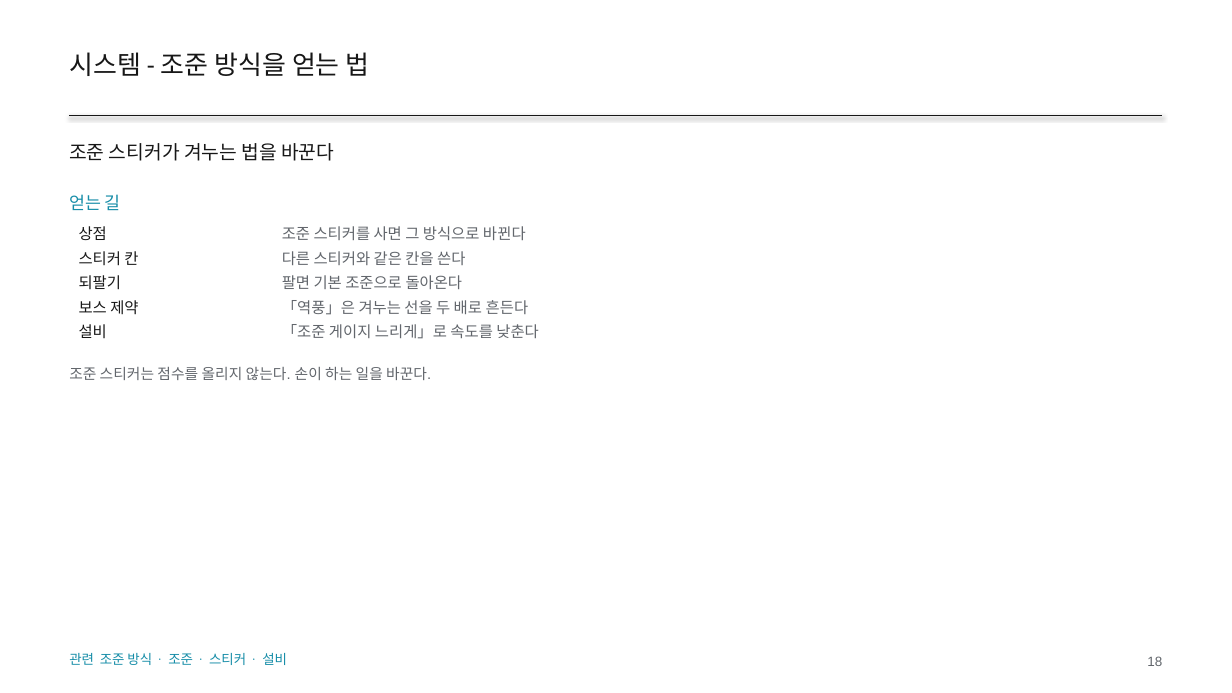
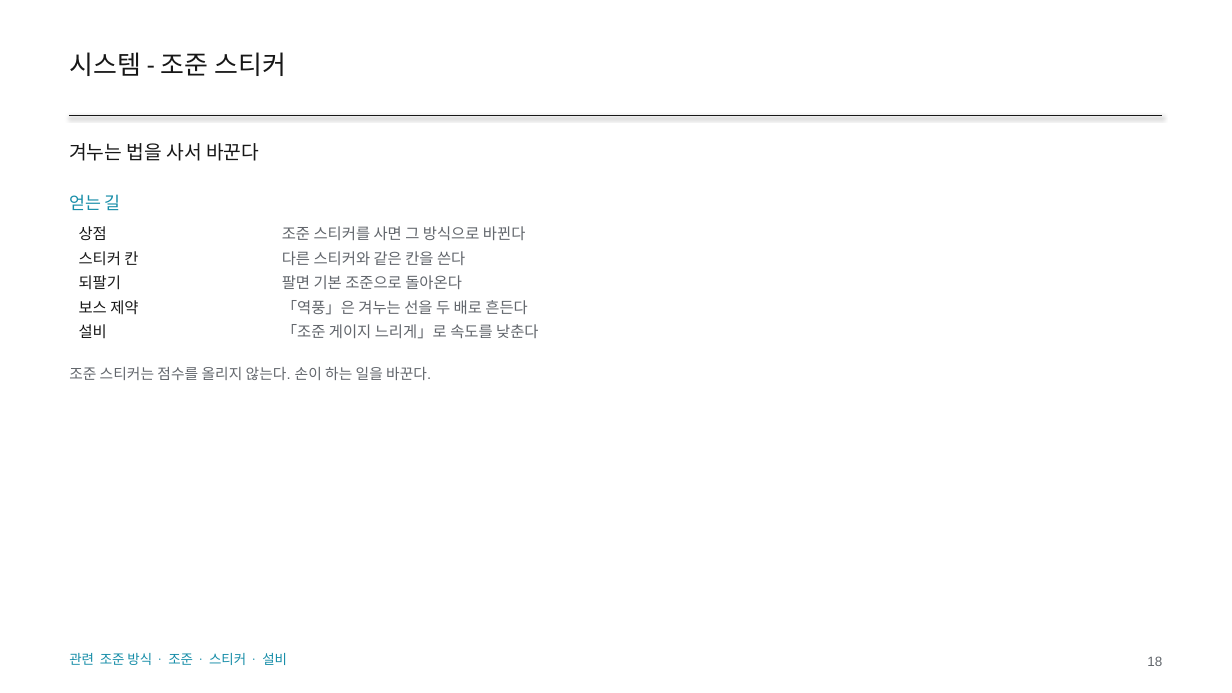
Before and after one commit to GGbong69/test-03, a slide deck: slide 18 of docs/HIGHTONE_기획서.pptx. Drawn at 1232x693 pixels with LibreOffice and Linux fonts; fonts in the diff are those of the drawing. Boxes give left, top, right and bottom in pixels: in the first picture for what was removed or moved away, otherwise in the second. Text is boxed around its words. In the diff, an @@ line names an element or a change of style, - is before the commit and + after.

```diff
--- a/docs/HIGHTONE_기획서.pptx
+++ b/docs/HIGHTONE_기획서.pptx
@@ text at box(69, 52, 286, 76): text changed @@
-시스템 - 조준 방식을 얻는 법
+시스템 - 조준 스티커
@@ text at box(69, 143, 259, 161): text changed @@
-조준 스티커가 겨누는 법을 바꾼다
+겨누는 법을 사서 바꾼다
```
Also in this commit, not shown: 18 other slides changed, 3 other files.
